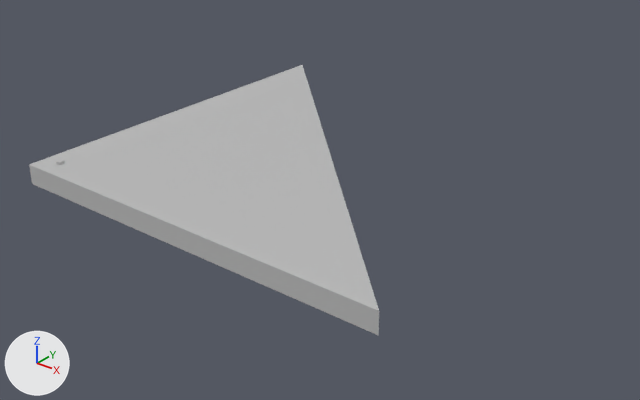
A saved change to the FBX model Models/Plating/Exports/Triangle_Plating.fbx.
Camera for both pictures: a 50 mm camera at (6.11, -7.82, 4.28) aimed at (0.04, -0.24, -0.42). Every picture has the same lights, and +X, +Y and +Z are marked at lower left. Where no turn or scale is listed for an object, it has been applied to the vertices.

In view in the first picture: 'Plating_Triangle'.
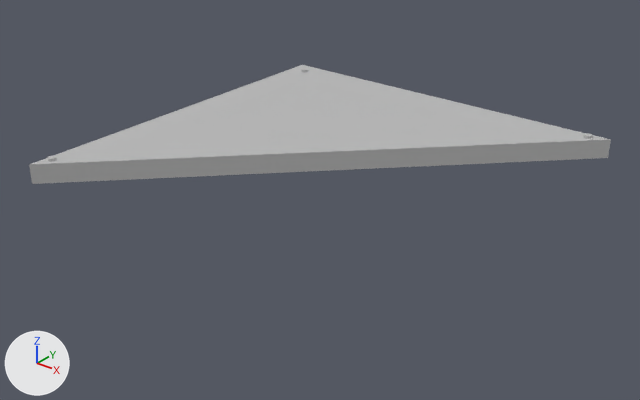
The change, as a list of edits to the scene's bpy script:
```text
Change me_mesh:
    where me_mesh.from_pydata(...)  # 8 vertices, 6 faces; spans x -2.5..2.5, y -2.5..2.5, z -0.13..0.13
    used by ob_plating_triangle; location = (0.0, 0.0, 0.0)
    me_mesh part 1
    me_mesh.vertices[1].co: (2.5, -2.5, -0.12) -> (0.0, 0.0, -0.12)  # pixel (378, 335) -> pixel (329, 170)
    me_mesh.vertices[3].co: (2.5, -2.5, 0.13) -> (0.0, 0.0, 0.12)  # pixel (379, 311) -> pixel (329, 151)
    me_mesh.vertices[5].co: (0.0, 0.0, 0.12) -> (2.5, 2.5, 0.12)  # pixel (329, 151) -> pixel (610, 139)
    me_mesh.vertices[7].co: (0.0, 0.0, -0.12) -> (2.5, 2.5, -0.13)  # not seen -> pixel (608, 157)
    me_mesh part 2: its shading normals changed
Add me_mesh_002:
    me_mesh_002.from_pydata(...)  # 41 vertices, 40 faces; spans x -0.05..0.05, y -0.05..0.05, z -0.02..0.02
    me_mesh_002.materials.append(mat_lambert1)  # grey #bcbcbc
Add ob_rivet2:
    ob_rivet2 = bpy.data.objects.new('Rivet2', me_mesh_002)
    ob_rivet2.location = (2.245, 2.391, 0.14)
```

Location of each change, [x1, y1, x2, y2] in pixels of the pictures (640 x 400 px; the box of a moved part takes in the faces that stretch with it):
'Plating_Triangle', reshaped (66% wider, 56% shorter)
    before: [29, 65, 379, 335]
    after: [29, 65, 611, 184]
'Rivet2', added
    after: [584, 133, 592, 139]
part 1 of me_mesh, moved or reshaped
    before: [29, 65, 379, 335]
    after: [29, 65, 611, 184]
